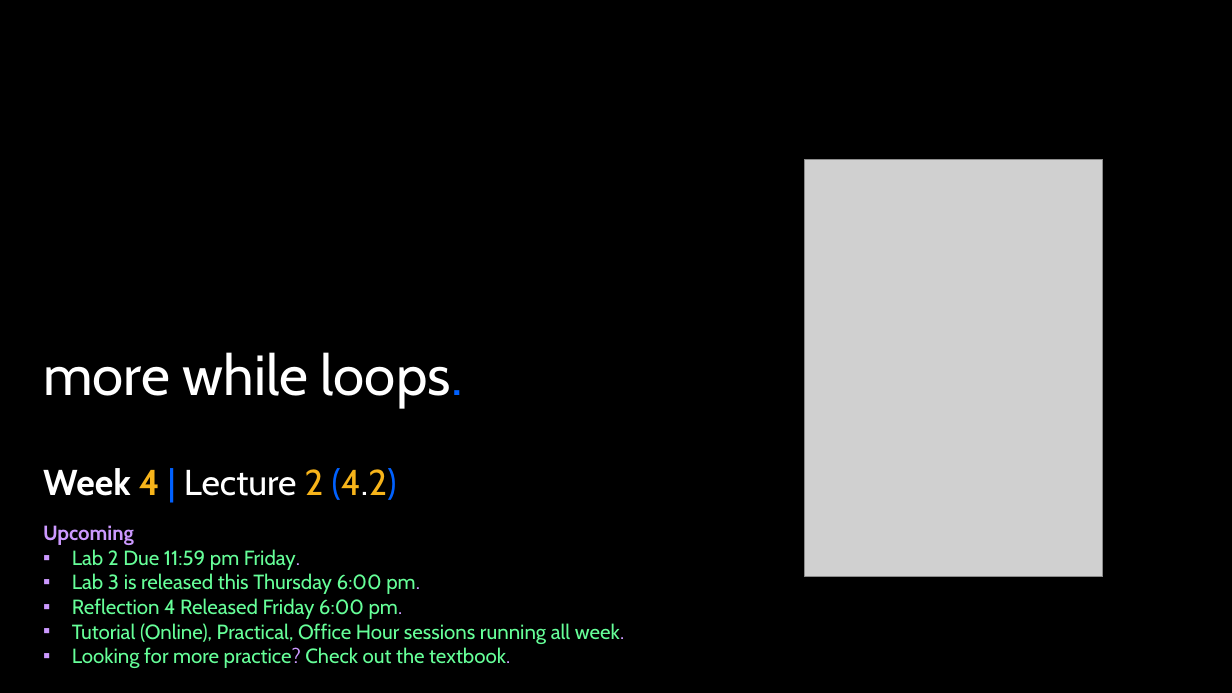
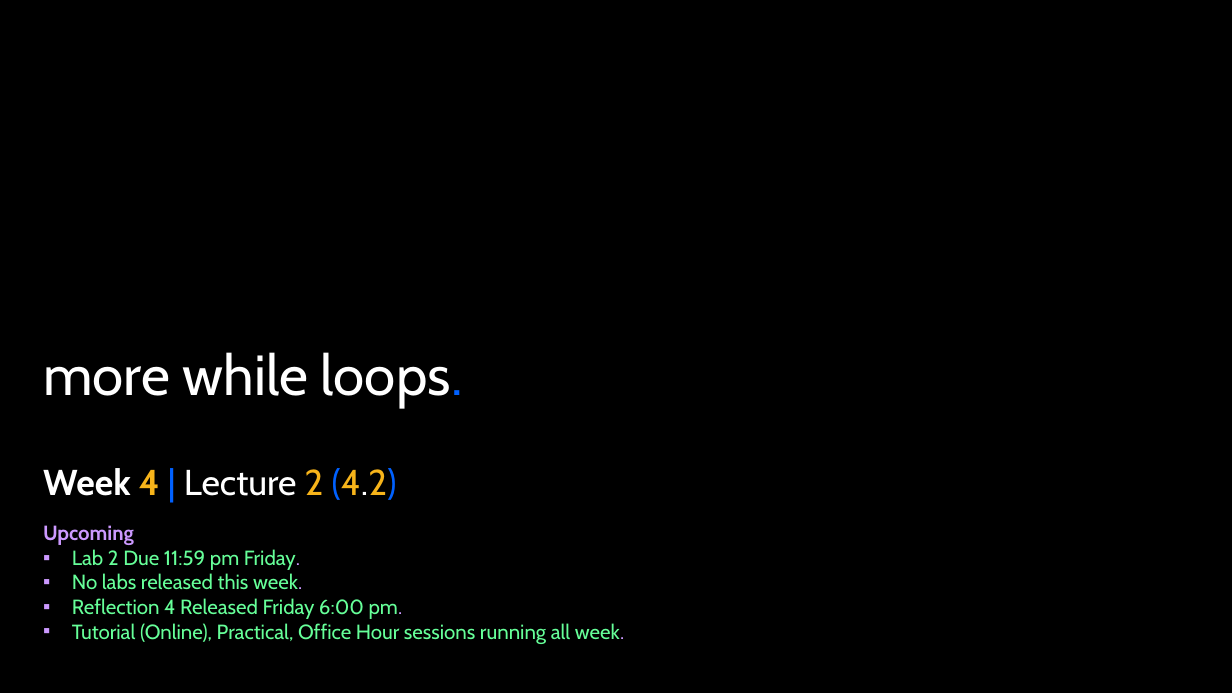
Before and after one commit to APS106/APS106-winter-2026-goodfellow-sutton, a slide deck: slide 1 of lectures/week4/lecture2/slides/week4_lecture2.pptx. Drawn at 1232x693 pixels with LibreOffice and Linux fonts; fonts in the diff are those of the drawing; grey boxes stand for pictures; background and template pictures are left out. Boxes give left, top, right and bottom in pixels: in the first picture for what was removed or moved away, otherwise in the second. Text is boxed around its words. In the diff, an @@ line names an element or a change of style, - is before the commit and + after.

Commit message:
week 4 changes

```diff
--- a/lectures/week4/lecture2/slides/week4_lecture2.pptx
+++ b/lectures/week4/lecture2/slides/week4_lecture2.pptx
@@ picture removed at [805,160,1104,578] @@
@@ text at [72,573,302,590]: text changed @@
-▪ Lab 3 is released this Thursday 6:00 pm.
+▪ No labs released this week.
@@ text at [72,647,510,668]: paragraph removed @@
-▪ Looking for more practice? Check out the textbook.
```
Also in this commit, not shown: 1 other slide changed, 11 other files.
